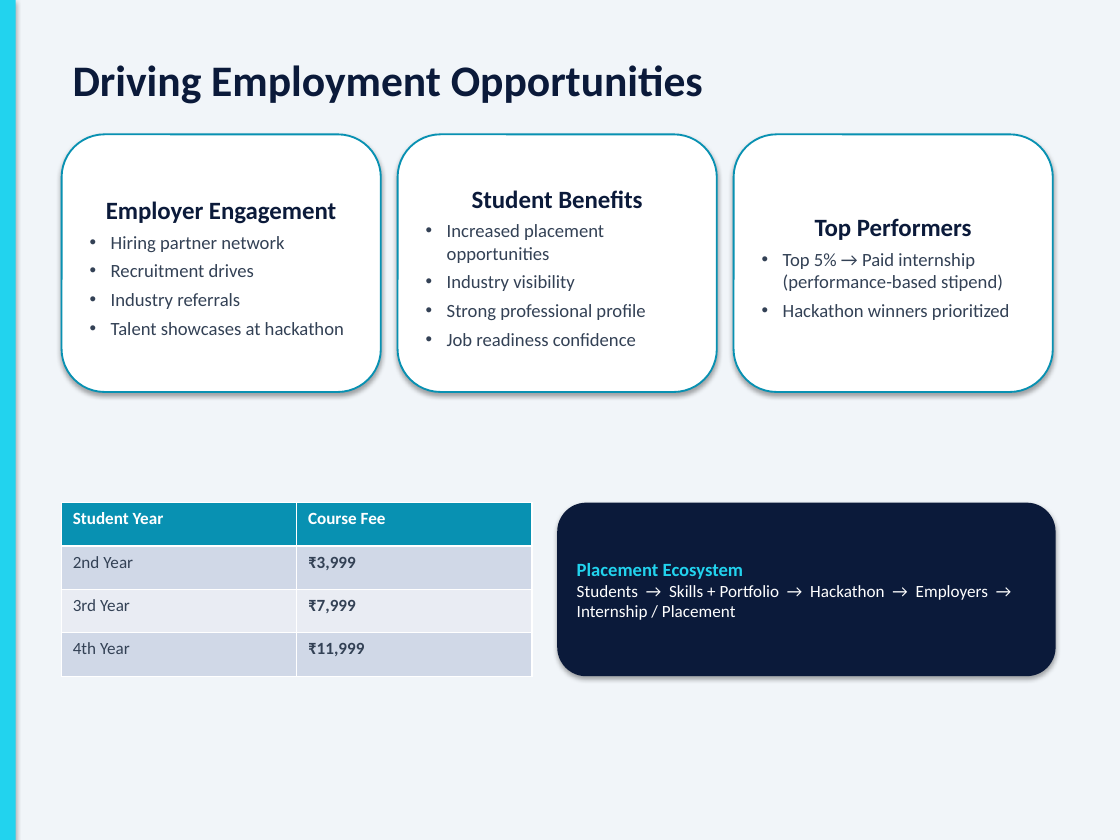
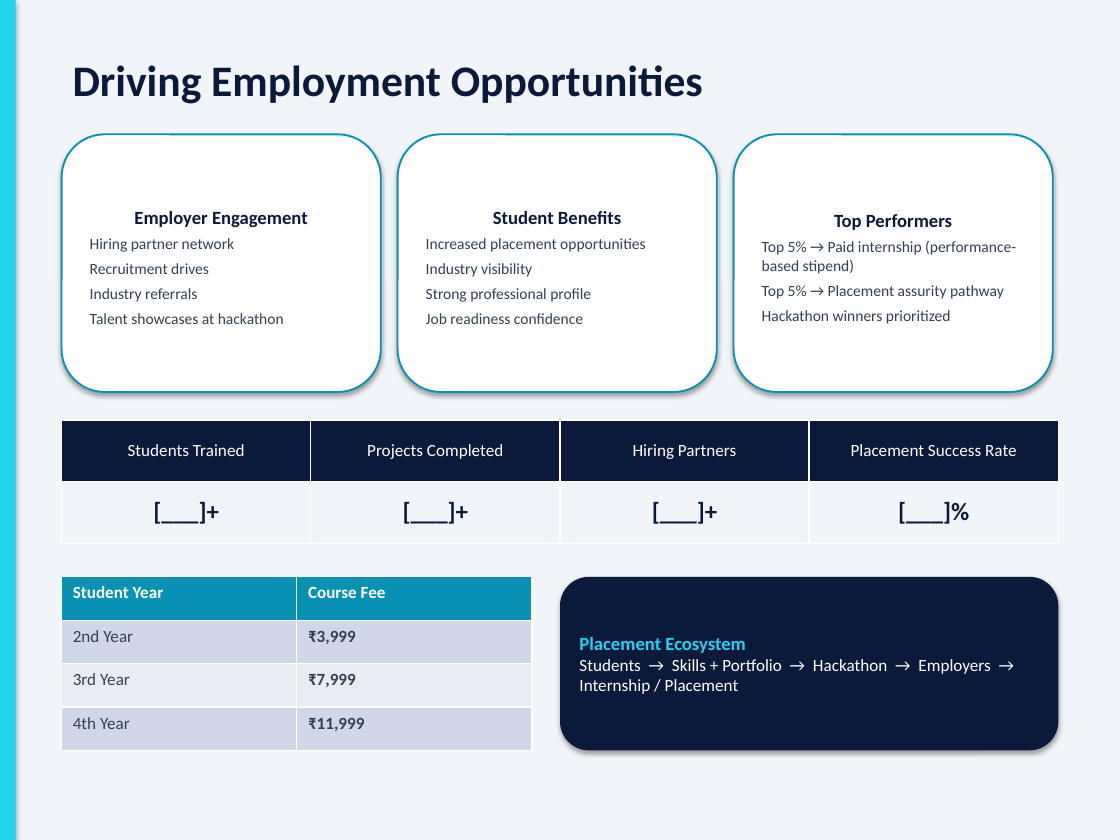
Before and after one commit to MantraaiAdmin/TrainingAccelaratorProgram, a slide deck: slide 7 of docs/AI_NextGen_Industry_Readiness_Pitch.pptx. Drawn at 1120x840 pixels with LibreOffice and Linux fonts; fonts in the diff are those of the drawing. Boxes give left, top, right and bottom in pixels: in the first picture for what was removed or moved away, otherwise in the second. Text is boxed around its words. In the diff, an @@ line names an element or a change of style, - is before the commit and + after.

```diff
--- a/docs/AI_NextGen_Industry_Readiness_Pitch.pptx
+++ b/docs/AI_NextGen_Industry_Readiness_Pitch.pptx
@@ rounded rectangle "Employer Engagement" at bbox=[62, 134, 381, 392]: size 16 to 12 pt in "Employer Engagement"; size 12 to 10 pt in "Hiring partner network", "Recruitment drives", "Industry referrals", "Talent showcases at hackathon"; bullet • to none @@
@@ rounded rectangle "Student Benefits" at bbox=[398, 134, 717, 392]: size 16 to 12 pt in "Student Benefits"; size 12 to 10 pt in "Increased placement opportunities", "Industry visibility", "Strong professional profile", "Job readiness confidence"; bullet • to none @@
@@ text in rounded rectangle at bbox=[762, 214, 1016, 324]: size 16 to 12 pt in "Top Performers"; size 12 to 10 pt in "Top 5% → Paid internship (performance-based stipend)", "Hackathon winners prioritized"; bullet • to none @@
@@ text in rounded rectangle at bbox=[762, 285, 1004, 299]: paragraph added @@
+Top 5% → Placement assurity pathway
@@ table added at bbox=[62, 420, 1061, 543], 2 rows, 4 columns @@
+Students Trained | Projects Completed | Hiring Partners | Placement Success Rate
+[___]+ | [___]+ | [___]+ | [___]%
@@ table: place and size @@
-table at bbox=[62, 503, 532, 676]
+table at bbox=[62, 577, 532, 750]
@@ rounded rectangle "Placement Ecosystem": place and size @@
-rounded rectangle "Placement Ecosystem" at bbox=[557, 503, 1055, 676]
+rounded rectangle "Placement Ecosystem" at bbox=[560, 577, 1058, 750]
```
Also in this commit, not shown: 7 other slides changed, 26 other files.
